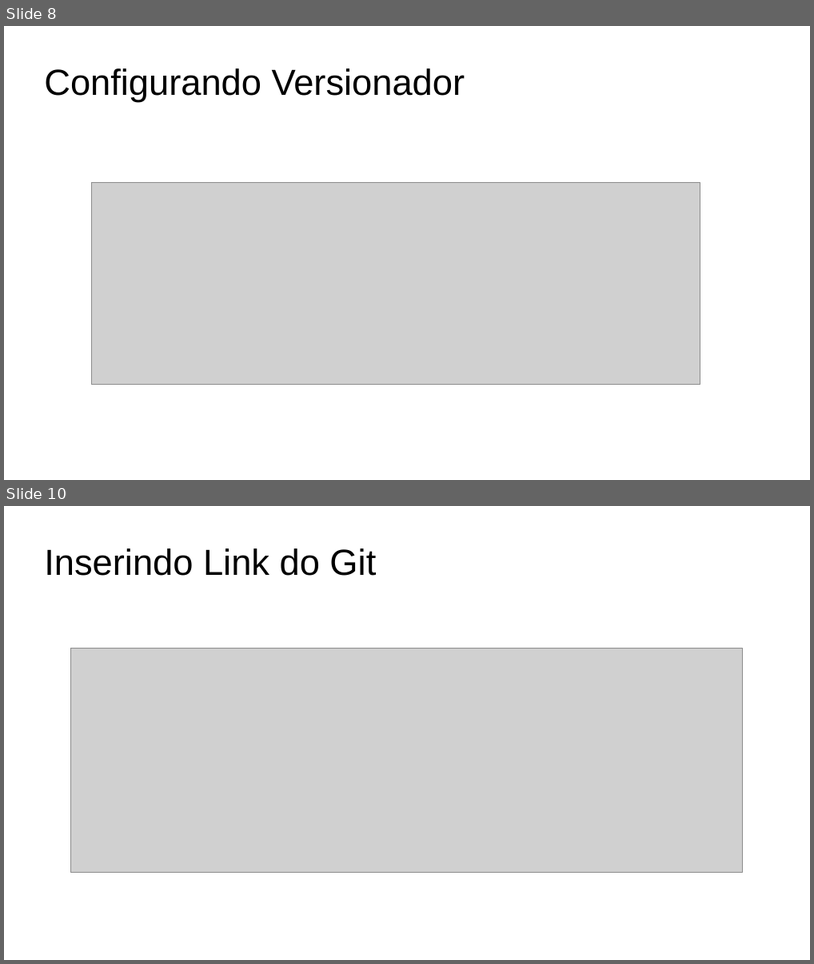
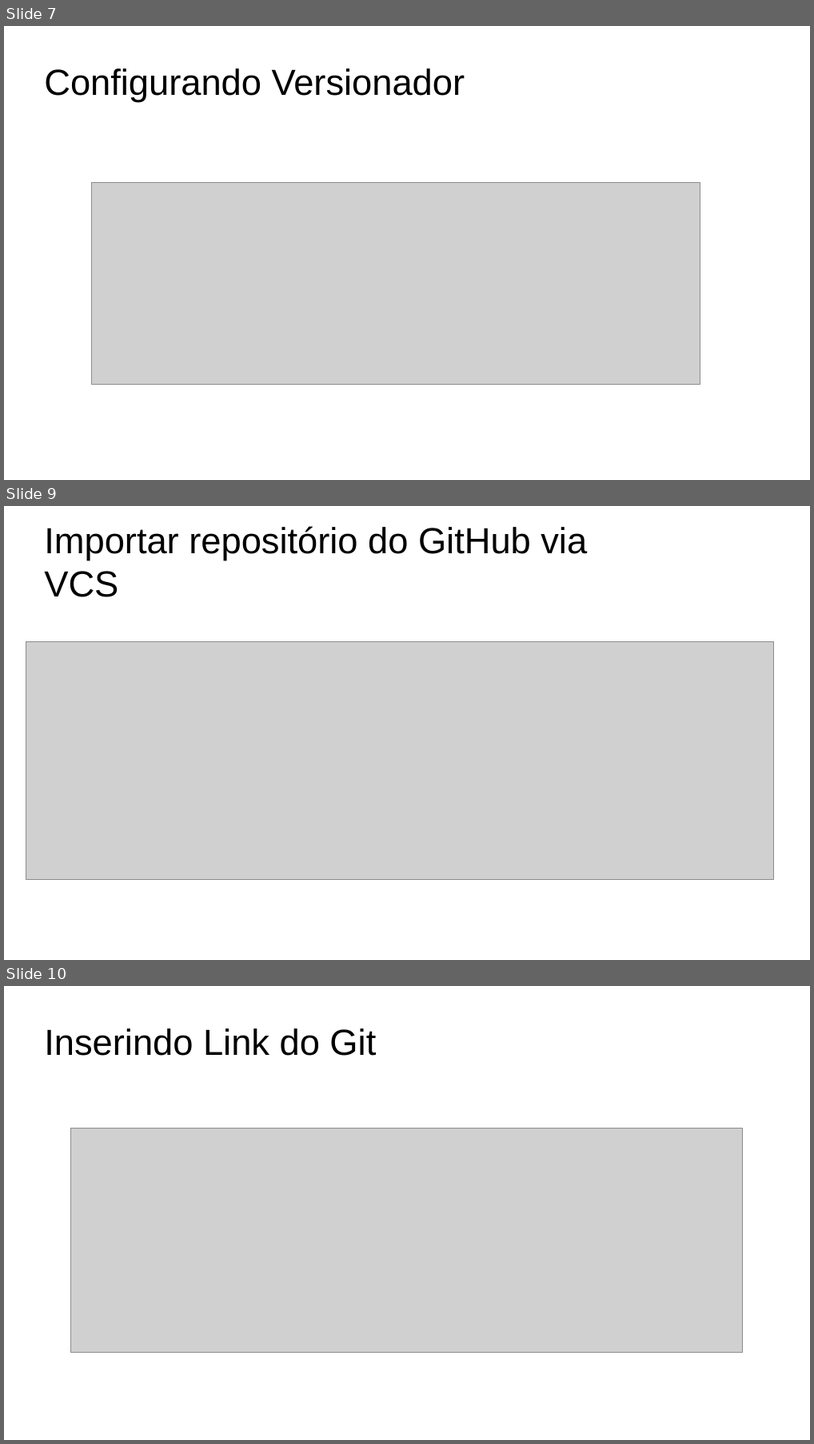
Before and after one commit to vinicius023/AprasentacaoGit, a slide deck: SlidesIntellij.odp. Shown one above the other, each under a label of ours: slides 8 and 10 before the commit, slides 7, 9 and 10 after it; the slides between them are not shown. The pictures are 814x964 and 814x1444 pixels, drawn with LibreOffice and Linux fonts; fonts in the diff are those of the drawing; grey boxes stand for pictures; background and template pictures are left out. Boxes give left, top, right and bottom in pixels: in the first picture for what was removed or moved away, otherwise in the second. Text is boxed around its words. In the diff, an @@ line names an element or a change of style, - is before the commit and + after.

```diff
--- a/SlidesIntellij.odp
+++ b/SlidesIntellij.odp
@@ slide 9 added at [4,506,810,960], background #FFFFFF @@
@@ title added at [44,526,587,597], 35.7 pt, text #000000 @@
+Importar repositório do GitHub via VCS
@@ picture added at [26,641,774,879] @@
@@ what was slide 8 is now slide 7 @@
```
Also in this commit, not shown: 1 slide changed, 4 other slides added, 1 slide removed, 2 other files.
